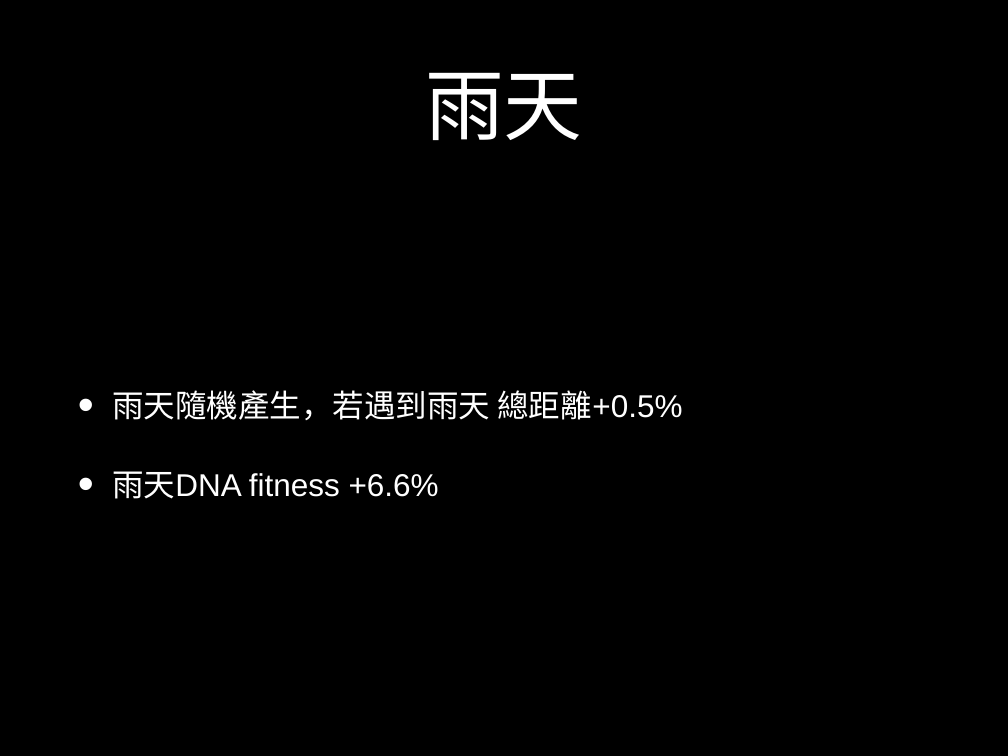
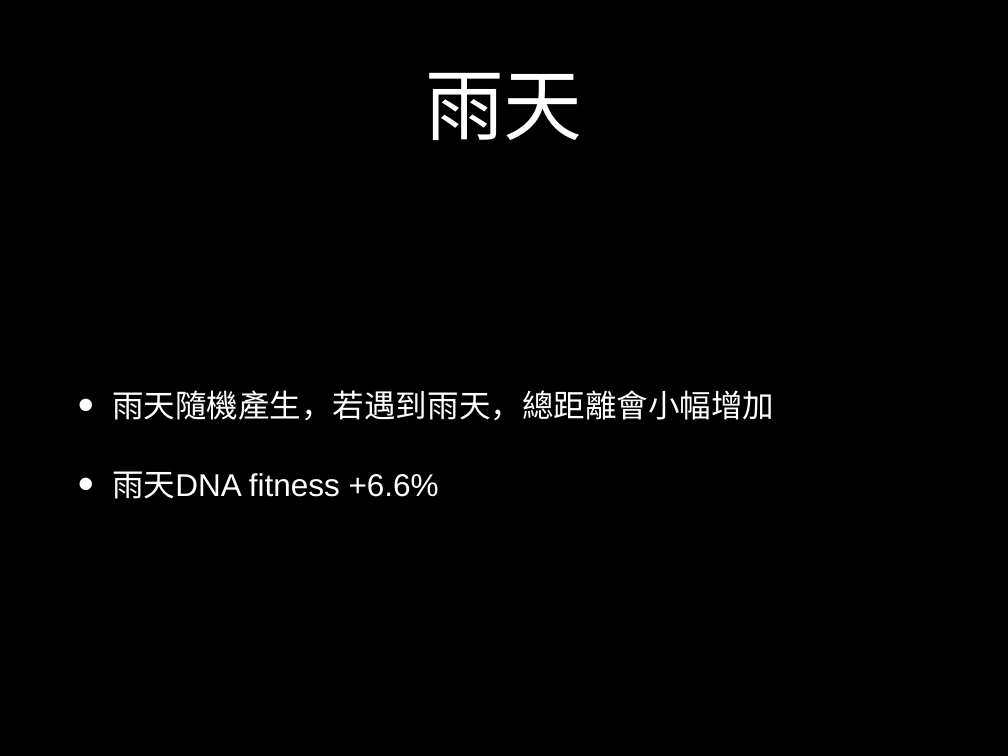
Before and after one commit to thootau99/genetic_algorithm_ai_practice, a slide deck: slide 6 of presertation.pptx. Drawn at 1008x756 pixels with LibreOffice and Linux fonts; fonts in the diff are those of the drawing. Boxes give left, top, right and bottom in pixels: in the first picture for what was removed or moved away, otherwise in the second. Text is boxed around its words. In the diff, an @@ line names an element or a change of style, - is before the commit and + after.

```diff
--- a/presertation.pptx
+++ b/presertation.pptx
@@ text at [112, 390, 774, 420]: text changed @@
-• 雨天隨機產生，若遇到雨天 總距離+0.5%
+• 雨天隨機產生，若遇到雨天，總距離會小幅增加
```
Also in this commit, not shown: 2 other slides changed, 1 slide added, 1 other file.
